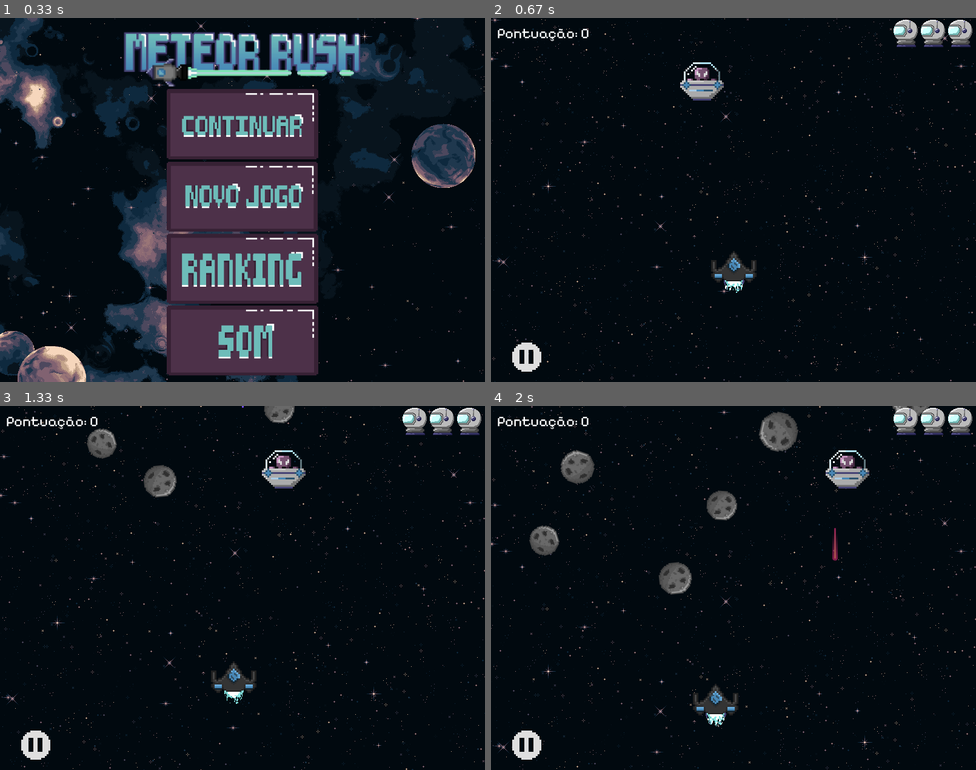
Above: before the commit, frames 1-4 (two rows, left to right).
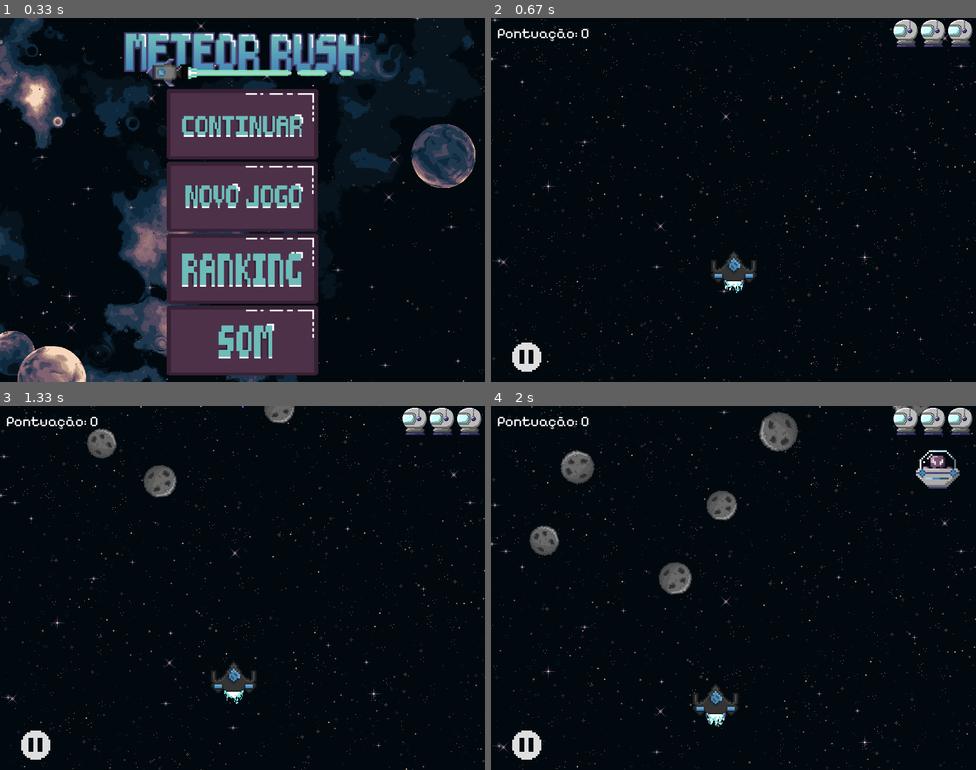
Above: after the commit, the same moments.

Repository: RafaelCarneiro16/MeteorRushPygame
Game: pygame game, started from codigo/main.py
The game is run twice, just before and just after one commit, with the same random seed, the same clock (stepped at 60 frames per second) and the same inputs.
Inputs (mouse positions are in pixels of both pictures, inside the frame that each line leads up to):
- Up to frame 1 (0.33 s): no input
- Up to frame 2 (0.67 s): press the mouse at (733, 196) at 0.37 s; move the mouse to (757, 240) at 0.47 s; release the mouse at (782, 280) at 0.6 s
- Up to frame 3 (1.33 s): tap Space at 0.67 s; type "ann" at 1 s
- Up to frame 4 (2 s): tap Enter at 1.33, 1.68 s; type "a" at 1.55 s

Frame 1 is identical in both runs. In frame 2, 0.6% of the frame differs, in the area x 39-48%, y 12-23%; in frame 3, 0.6%; in frame 4, 1.2%, in the area x 69-97%, y 12-43%.

Commit message:
Mudanças Colisões e eventos

Diff:
--- a/codigo/jogo.py
+++ b/codigo/jogo.py
@@ -16,16 +16,15 @@
 from ovni import Ovni
 
 class Jogo():
-    def __init__(self, tela: Tela, jogador: Jogador, grupo_jogador : pygame.sprite.Group, som: Som):
-
-        self.__tela = tela
-        self.__jogador = jogador
-        self.__grupo_jogador = grupo_jogador
+    def __init__(self):
+        self.__tela = Tela(800, 600, r'C:/GitHub/Jogo/imagens/fundo.png')
+        self.__grupo_jogador = pygame.sprite.GroupSingle()
+        self.__jogador = Jogador(self.__grupo_jogador, self.__tela)
         self.__grupo_vidas = pygame.sprite.Group()
         self.__grupo_meteoros = pygame.sprite.Group()
         self.__grupo_tiros = pygame.sprite.Group()
         self.__clock = pygame.time.Clock()
-        self.__som = som
+        self.__som = Som()
         self.__grupo_meteoros_dourados = pygame.sprite.Group()
         self.__ranking = GerenciadorRanking()
         self.__ranking.carregar_de_arquivo("ranking.json")
@@ -38,6 +37,8 @@
         self.__pontuacao = 0
         self.__grupo_ovnis = pygame.sprite.Group()
         self.__grupo_tiros_inimigos = pygame.sprite.Group()
+        self.ovni_ativo = False
+        self.evento_ovni = pygame.USEREVENT + 3
 
     #region Setters e Getters
     @property
@@ -207,8 +208,6 @@
         self.grupo_ovnis.empty()
         self.grupo_tiros_inimigos.empty()
 
-        ovni = Ovni(self.grupo_ovnis, rf"C:\GitHub\Jogo\imagens\ovni.png", (random.randint(100, 700), 100), self.grupo_tiros_inimigos, self.jogador)
-
         for i in range(3):
             x = self.tela.largura - (i * (40+5))
             vida = Vidas(self.grupo_vidas, x)
@@ -221,10 +220,9 @@
         evento_meteoro_dourado = pygame.USEREVENT + 2
         pygame.time.set_timer(evento_meteoro, 250)
         pygame.time.set_timer(evento_meteoro_dourado, 2000)
+        pygame.time.set_timer(self.evento_ovni, 1000, loops=1)
 
         rodando = True
-
-        # Som
         self.som.tocar_musica(rf"C:\GitHub\Jogo\sons\musica_jogo.wav")
 
         while rodando:
@@ -237,7 +235,6 @@
                     resultado = self.pause()
                     if not resultado:
                         return
-
 
             resultadocolisoes = self.colisoes()
             if resultadocolisoes:
@@ -364,7 +361,7 @@
                 pontuacao += meteoro.pontos
                 self.som.tocar_efeitos(r"C:\GitHub\Jogo\sons\explosion.wav")
                 Explosao(self.grupo_explosoes, self.tela, meteoro.rect.center)
-                if power_up:
+                if power_up and random.random() <= 0.3:
                       PowerUp('power_up', self.grupo_powerup, meteoro.rect.center, self.tela, self.jogador)
 
         return pontuacao
@@ -391,14 +388,26 @@
                         self.som.tocar_efeitos(rf"C:\GitHub\Jogo\sons\laser.wav")
 
             elif evento.type == evento_meteoro:
-                    x = random.randint(0, self.tela.largura - 50)
-                    Meteoro(x, self.grupo_meteoros)
+                x = random.randint(0, self.tela.largura - 50)
+                Meteoro(x, self.grupo_meteoros)
 
             elif evento.type == evento_meteoro_dourado:
-                    x = random.randint(0, self.tela.largura - 50)
-                    Meteoro_Dourado(self.grupo_meteoros_dourados, self.tela ,self.jogador)
+                x = random.randint(0, self.tela.largura - 50)
+                Meteoro_Dourado(self.grupo_meteoros_dourados, self.tela ,self.jogador)
+
+            elif evento.type == self.evento_ovni and not self.ovni_ativo:
+                Ovni(self.grupo_ovnis, rf"C:\GitHub\Jogo\imagens\ovni.png", (random.randint(100, 700), 100), self.grupo_tiros_inimigos, self.jogador)
+                self.ovni_ativo = True
 
     def colisoes(self):
+        colisao_ovnis = pygame.sprite.groupcollide(self.grupo_tiros, self.grupo_ovnis, True, True)
+        for tiros, ovnis_acertados in colisao_ovnis.items():
+            for ovni in ovnis_acertados:
+                self.som.tocar_efeitos(r"C:\GitHub\Jogo\sons\explosion.wav")
+                Explosao(self.grupo_explosoes, self.tela, ovni.rect.center)
+                self.ovni_ativo = False
+                pygame.time.set_timer(self.evento_ovni, 8000, loops=1)
+
         colisao_powerup = pygame.sprite.spritecollide(self.jogador, self.grupo_powerup, False)
         for powerup in colisao_powerup:
             if powerup.tipo == 'power_up':
@@ -406,6 +415,7 @@
                 powerup_ativo = any(p.tipo in ['escudo', 'tiro_triplo'] for p in self.grupo_powerup)
 
                 if not powerup_ativo:
+                    self.som.tocar_efeitos(r"C:\GitHub\Jogo\sons\power_up.wav")
                     escolhido = random.choice(['escudo', 'tiro_triplo'])
                     PowerUp(escolhido, self.grupo_powerup, self.jogador.rect.center, self.tela, self.jogador)
 
@@ -414,9 +424,12 @@
         if escudo_ativo:
             pygame.sprite.spritecollide(escudo_ativo, self.grupo_meteoros, True)
             pygame.sprite.spritecollide(escudo_ativo, self.grupo_meteoros_dourados, True)
+            pygame.sprite.spritecollide(escudo_ativo, self.grupo_tiros_inimigos, True)
+
         else:
             colisao_jogador_m = pygame.sprite.spritecollide(self.jogador, self.grupo_meteoros, True)
             colisao_jogador_md = pygame.sprite.spritecollide(self.jogador, self.grupo_meteoros_dourados, True)
+            colisao_tiro_jogador = pygame.sprite.spritecollide(self.jogador, self.grupo_tiros_inimigos, True)
 
             if colisao_jogador_m or colisao_jogador_md:
                 self.som.tocar_efeitos(r"C:\GitHub\Jogo\sons\hit.wav")
@@ -429,18 +442,16 @@
                         self.game_over(self.pontuacao)
                         return True
 
-        colisao_tiro_jogador = pygame.sprite.spritecollide(self.jogador, self.grupo_tiros_inimigos, True)
-
-        for tiro in colisao_tiro_jogador:
-            self.som.tocar_efeitos(rf"C:\GitHub\Jogo\sons\hit.wav")
-            if self.lista_vidas:
-                vida_perdida = self.lista_vidas.pop()
-                vida_perdida.kill()
-            if not self.lista_vidas:
-                self.som.parar_musica()
-                self.som.tocar_efeitos(rf"C:\GitHub\Jogo\sons\game_over_efeito.wav")
-                self.game_over(self.pontuacao)
-                return True
+            for tiro in colisao_tiro_jogador:
+                self.som.tocar_efeitos(r"C:\GitHub\Jogo\sons\hit.wav")
+                if self.lista_vidas:
+                    vida_perdida = self.lista_vidas.pop()
+                    vida_perdida.kill()
+                    if not self.lista_vidas:
+                        self.som.parar_musica()
+                        self.som.tocar_efeitos(r"C:\GitHub\Jogo\sons\game_over_efeito.wav")
+                        self.game_over(self.pontuacao)
+                        return True
 
     def updates(self):
         self.grupo_jogador.update()
--- a/codigo/main.py
+++ b/codigo/main.py
@@ -1,28 +1,11 @@
 import pygame
-from jogador import Jogador
-from tela import Tela
+from jogo import Jogo
 from menu import Menu
-from jogo import Jogo
-from som import Som
-from gerenciador_raking import GerenciadorRanking
 
 pygame.init()
 
-tela = Tela(800, 600, 'C:/GitHub/Jogo/imagens/fundo.png')
-tela_menu = Tela(800, 600, 'C:/GitHub/Jogo/imagens/fundo2.png')
-
-grupo_jogador = pygame.sprite.GroupSingle()
-
-som = Som()
-ranking = GerenciadorRanking()
-
-jogador = Jogador(grupo_jogador, tela)
-
-ranking.carregar_de_arquivo("ranking.json")
-
-jogo = Jogo(tela, jogador, grupo_jogador, som)
-
-menu = Menu(jogo, tela_menu, som, ranking)
+jogo = Jogo()
+menu = Menu(jogo)
 
 while True:
     menu.rodando_menu()
--- a/codigo/menu.py
+++ b/codigo/menu.py
@@ -9,9 +9,9 @@
 from gerenciador_raking import GerenciadorRanking
 
 class Menu():
-    def __init__(self, jogo: Jogo, tela: Tela, som: Som, ranking: GerenciadorRanking):
+    def __init__(self, jogo: Jogo):
         self.__clock = pygame.time.Clock()
-        self.__tela = tela
+        self.__tela = Tela(800, 600, 'C:/GitHub/Jogo/imagens/fundo2.png')
         self.__jogo = jogo
         self.__grupo_botoes = pygame.sprite.Group()
         try:
@@ -20,13 +20,16 @@
             print(f"⚠️ [MENU] Falha ao carregar a imagem do logo: {erro}")
             self.__logo_jogo = pygame.Surface((200, 100), pygame.SRCALPHA)
         self.__logo_rect = self.__logo_jogo.get_rect(center = (400, 125))
-        self.__som = som
-        self.__ranking = ranking
+        self.__som = Som()
+        self.__ranking = GerenciadorRanking()
+        self.__ranking.carregar_de_arquivo("ranking.json")
+
         try:
             self.__fonte = pygame.font.Font(rf'C:\GitHub\Jogo\fonte.ttf', 24)
         except pygame.error as erro:
             print(f"⚠️ [MENU] Falha ao carregar fonte: {erro}")
             self.__fonte = pygame.font.SysFont(None, 24)
+
         self.__texto_titulo = Texto(48, "Gerenciador de Som", (255,255,255), (self.__tela.largura // 2, 50), self.__tela)
         self.__texto_instrucao = Texto(24, "Pressione ESC para voltar ao menu principal", (255,255,255), (self.__tela.largura // 2, self.__tela.altura - 30), self.__tela)
 
Not shown, changed: codigo.zip
